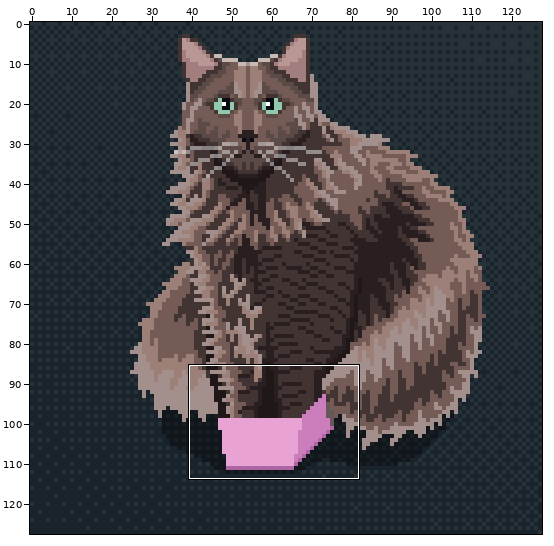
Two versions of one pixel-art file, octobit/perfect_fit.aseprite. The first picture is a wide view before the edit; the outline marks the close-up.
Close-up. Before the commit:
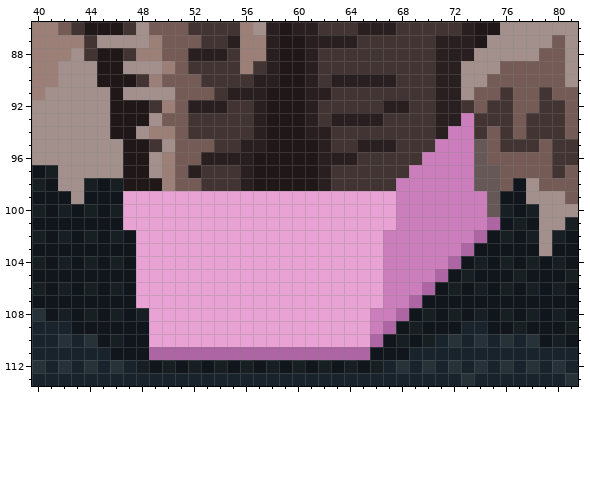
128x128 pixels, 1 frame. Colours within 5 levels of each other are drawn and written as one. Shown: x 40..81, y 86..113.
After the commit:
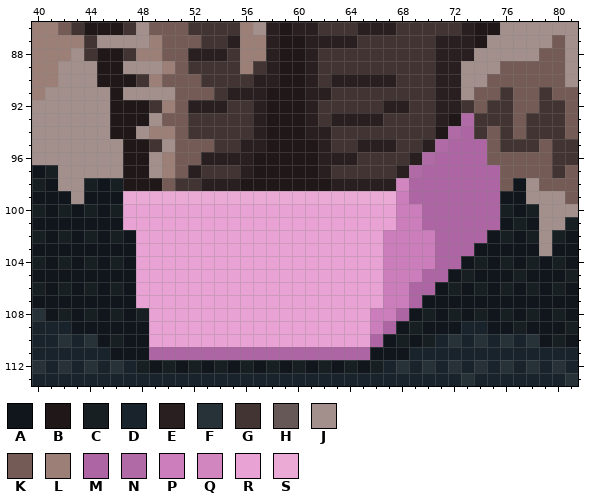
Palette (. is transparent): A #10161b  B #1f1718  C #181f23  D #19232b  E #291f21  F #273138  G #423432  H #675858  J #a3908c  K #755b56  L #9c8078  M #ad65a4  N #b06ba7  P #cc7ebc  Q #d186c0  R #e8a2d3  S #eba9d6
The exact change:
{"where": "layer \"scratch/cat\""}
{"y":93,"x":72,"old":"EP","new":"BN"}
{"y":94,"x":71,"old":"EPP","new":"BNM"}
{"y":95,"x":70,"old":"GPPPH","new":"ENMMM"}
{"y":96,"x":69,"old":"GPPPPH","new":"ENMMMM"}
{"y":97,"x":68,"old":"GPPPPPHH","new":"ENMMMMMM"}
{"y":98,"x":50,"old":"LKKGGGE","new":"KGGEEEB"}
{"y":98,"x":62,"old":"EGGGGGPPPPPPHH","new":"BEEEEEQMMMMMMM"}
{"y":99,"x":47,"old":"RRRRRRRRRRRRRRRRRRRRR","new":"SSSSSSSSSSSSSSSSSSSSS"}
{"y":99,"x":69,"old":"PPPPPPH","new":"MMMMMMM"}
{"y":100,"x":70,"old":"PPPPPH","new":"MMMMMM"}
{"y":101,"x":70,"old":"PPPPP","new":"MMMMM"}
{"y":102,"x":71,"old":"PPP","new":"MMM"}
{"y":103,"x":71,"old":"PP","new":"MM"}
{"y":104,"x":71,"old":"P","new":"M"}
{"y":105,"x":70,"old":"P","new":"M"}
{"y":106,"x":69,"old":"P","new":"M"}
